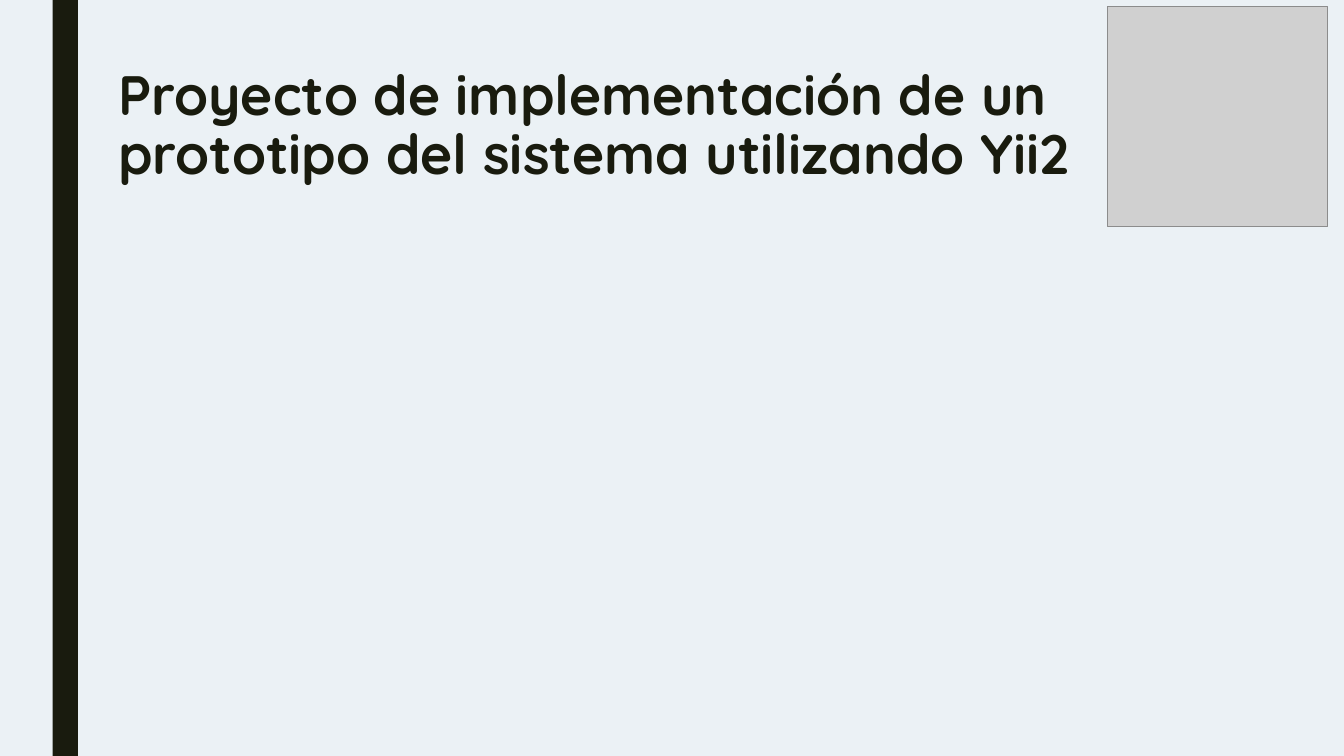
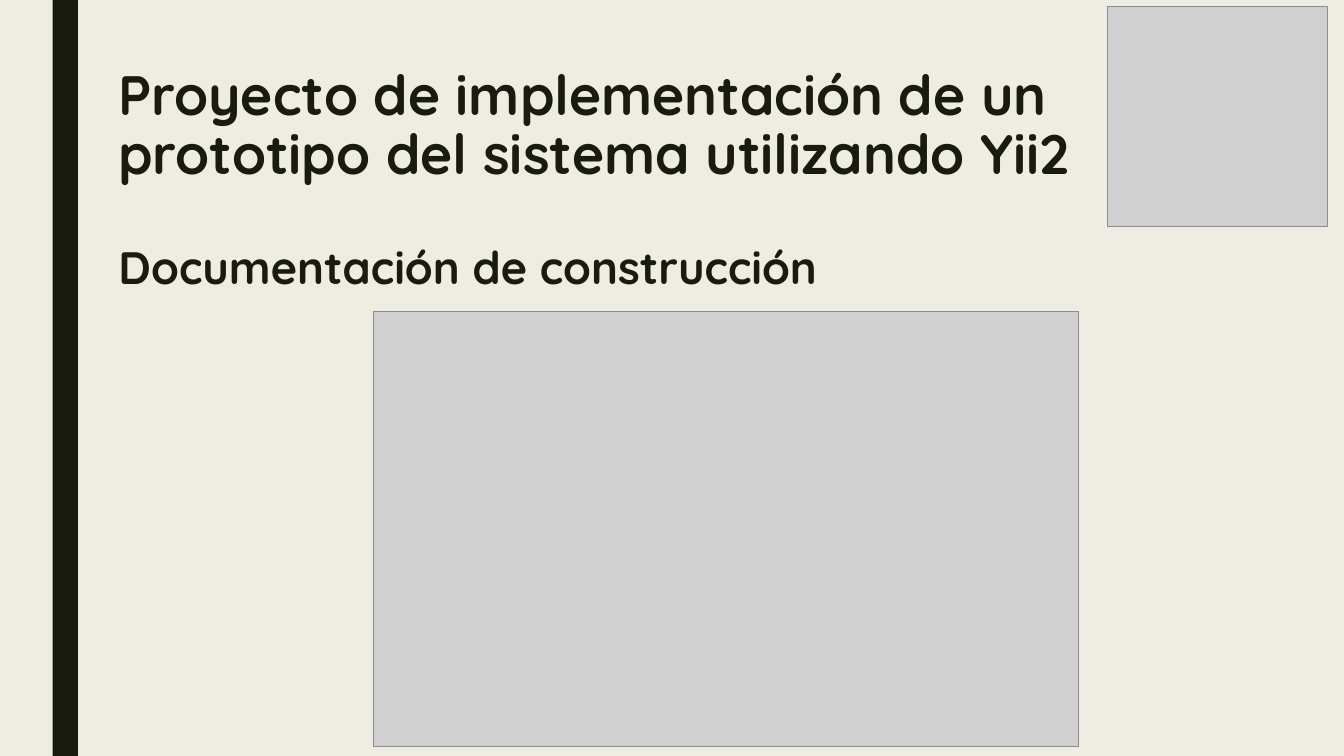
Before and after one commit to IGarrido1996/TG3_T4, a slide deck: slide 13 of TG3_plantilla primera parteppt.pptx. Drawn at 1344x756 pixels with LibreOffice and Linux fonts; fonts in the diff are those of the drawing; grey boxes stand for pictures. Boxes give left, top, right and bottom in pixels: in the first picture for what was removed or moved away, otherwise in the second. Text is boxed around its words. In the diff, an @@ line names an element or a change of style, - is before the commit and + after.

Commit message:
ppt.1

```diff
--- a/TG3_plantilla primera parteppt.pptx
+++ b/TG3_plantilla primera parteppt.pptx
@@ background #EBF1F5 to #EFEDE3 @@
@@ title at (118,72,1069,285): text changed @@
-Proyecto de implementación de un prototipo del sistema utilizando Yii2
+Proyecto de implementación de un prototipo del sistema utilizando Yii2
+Documentación de construcción
@@ picture added at (374,312,1079,746) @@
```
Also in this commit, not shown: 6 other slides changed, 3 slides added.
